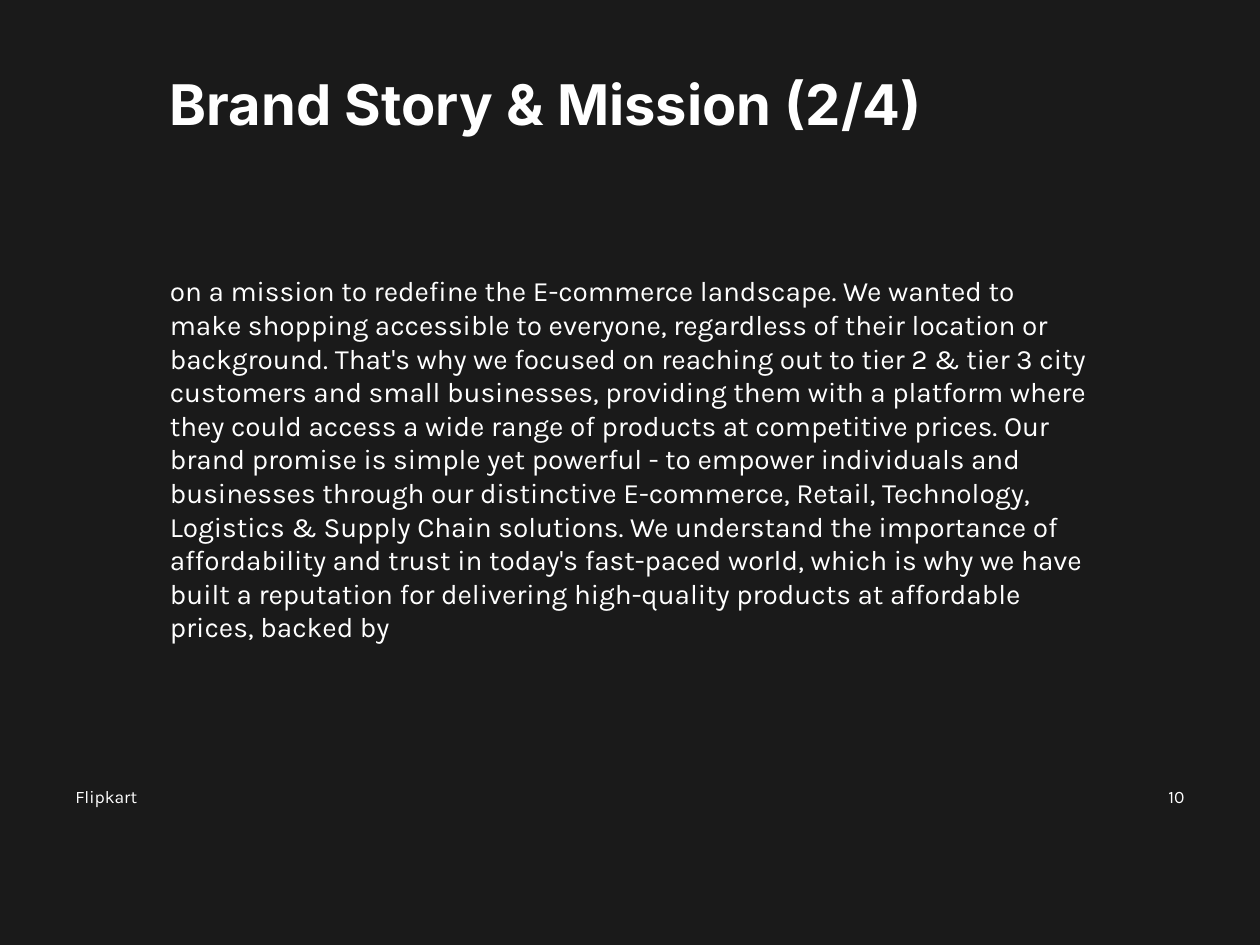
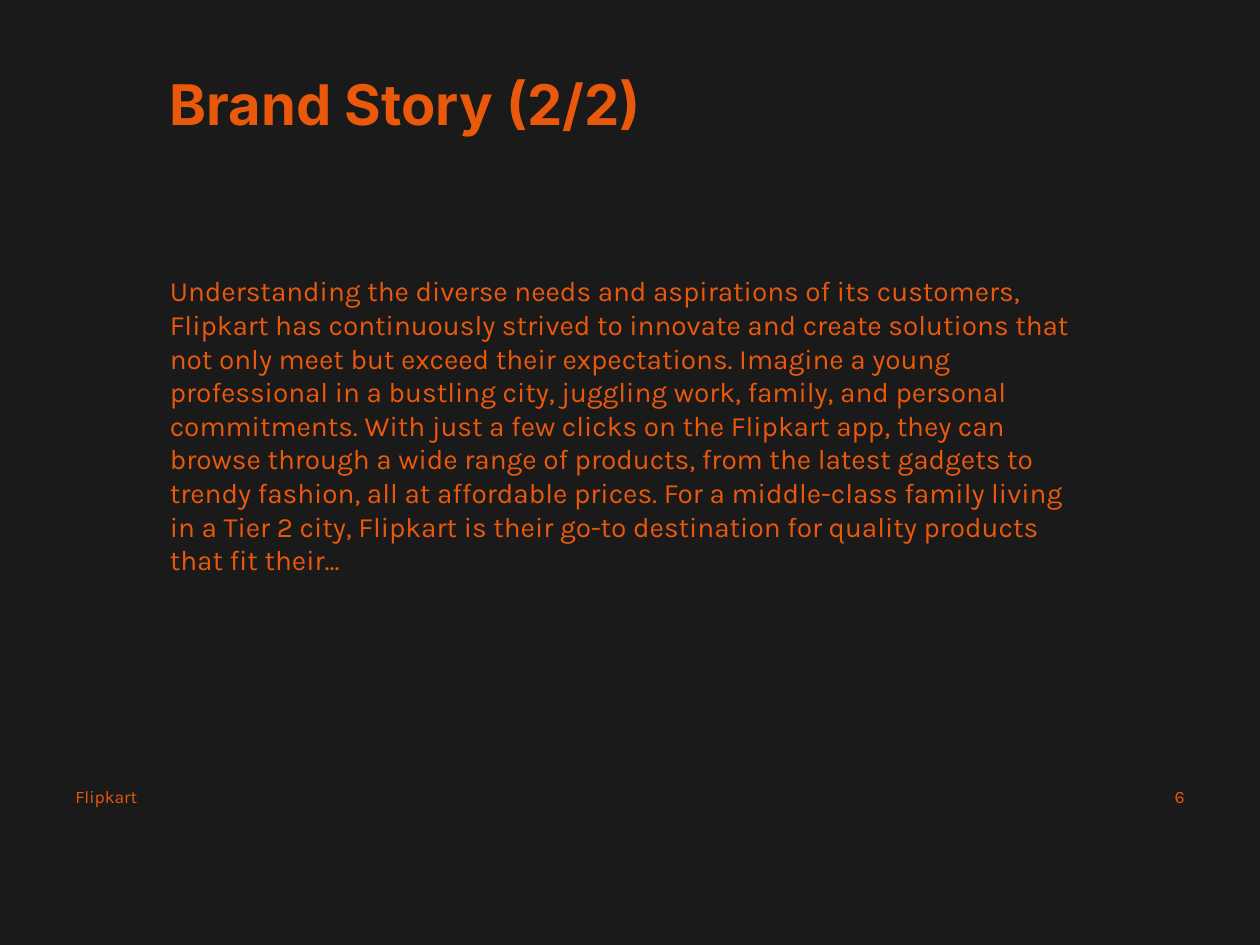
Before and after one commit to md-anas-sabah/brand_book_generator_crewai, a slide deck: slide 6 of output/flipkart/flipkart_enhanced_brand_book.pptx (slide 10 before the commit). Drawn at 1260x945 pixels with LibreOffice and Linux fonts; fonts in the diff are those of the drawing. Boxes give left, top, right and bottom in pixels: in the first picture for what was removed or moved away, otherwise in the second. Text is boxed around its words. In the diff, an @@ line names an element or a change of style, - is before the commit and + after.

Commit message:
Added New agents for brand purpose and brand storey

```diff
--- a/output/flipkart/flipkart_enhanced_brand_book.pptx
+++ b/output/flipkart/flipkart_enhanced_brand_book.pptx
@@ text at <box>170,79,640,137</box>: text changed; text colour #FFFFFF to #EA580C @@
-Brand Story & Mission (2/4)
+Brand Story (2/2)
@@ text at <box>170,281,1068,571</box>: text changed; text colour #FFFFFF to #EA580C @@
-on a mission to redefine the E-commerce landscape. We wanted to make shopping accessible to everyone, regardless of their location or background. That's why we focused on reaching out to tier 2 & tier 3 city customers and small businesses, providing them with a platform where they could access a wide range of products at competitive prices. Our brand promise is simple yet powerful - to empower individuals and businesses through our distinctive E-commerce, Retail, Technology, Logistics & Supply Chain solutions. We understand the importance of affordability and trust in today's fast-paced world, which is why we have built a reputation for delivering high-quality products at affordable prices, backed by
+Understanding the diverse needs and aspirations of its customers, Flipkart has continuously strived to innovate and create solutions that not only meet but exceed their expectations. Imagine a young professional in a bustling city, juggling work, family, and personal commitments. With just a few clicks on the Flipkart app, they can browse through a wide range of products, from the latest gadgets to trendy fashion, all at affordable prices. For a middle-class family living in a Tier 2 city, Flipkart is their go-to destination for quality products that fit their...
@@ text "Flipkart" at <box>75,791,137,807</box>: text colour #FFFFFF to #EA580C @@
@@ text at <box>1175,792,1185,803</box>: text changed; text colour #FFFFFF to #EA580C @@
-10
+6
```
Also in this commit, not shown: 7 other slides changed, 2 slides added, 16 slides removed, 45 other files.
